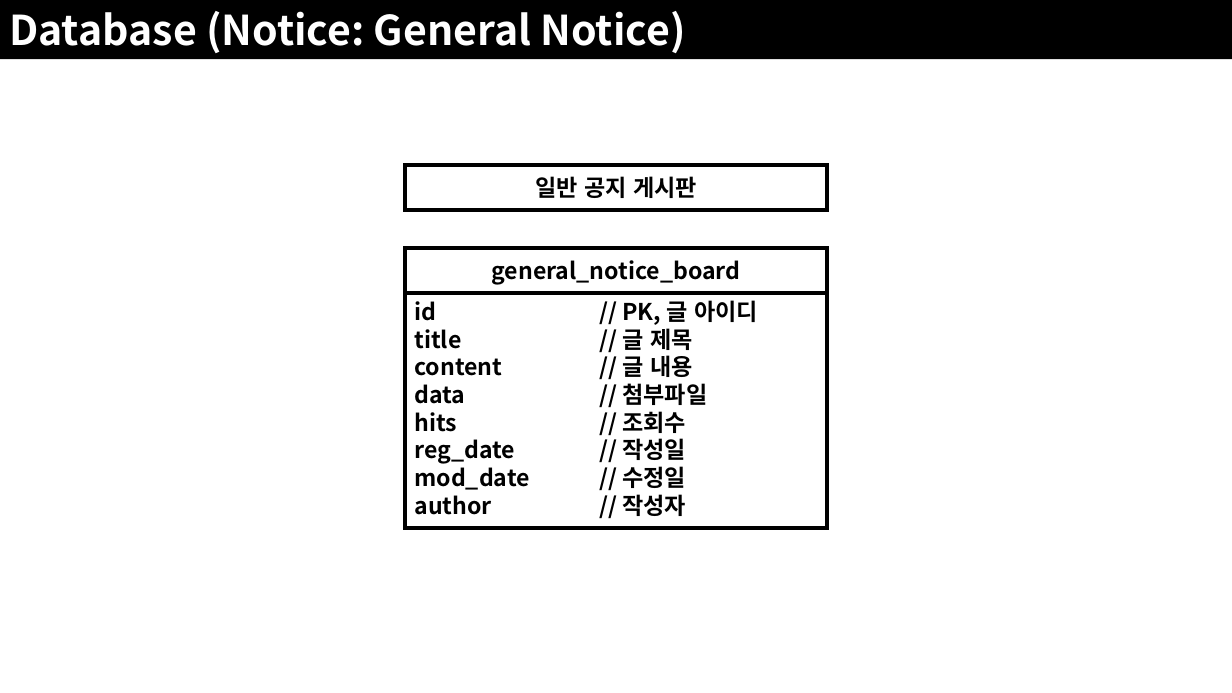
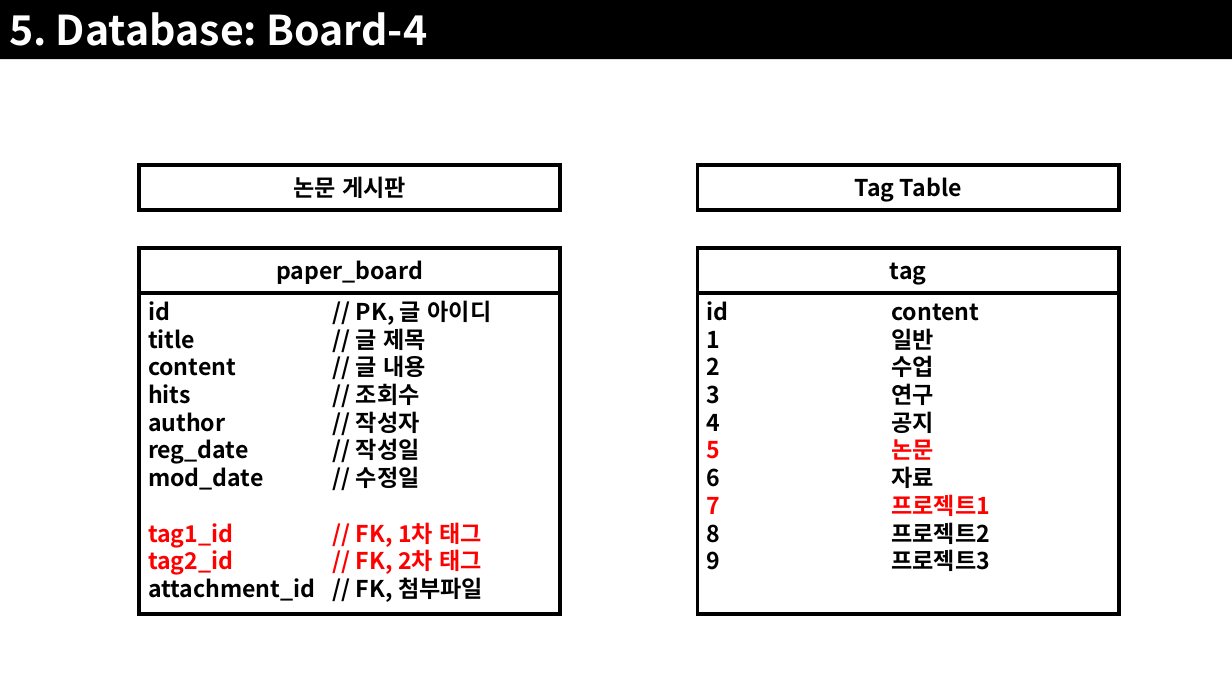
Before and after one commit to JoSihun/CGVR_Lab, a slide deck: slide 31 of documents/01_프로젝트_개발계획.pptx (slide 21 before the commit). Drawn at 1232x693 pixels with LibreOffice and Linux fonts; fonts in the diff are those of the drawing. Boxes give left, top, right and bottom in pixels: in the first picture for what was removed or moved away, otherwise in the second. Text is boxed around its words. In the diff, an @@ line names an element or a change of style, - is before the commit and + after.

```diff
--- a/documents/01_프로젝트_개발계획.pptx
+++ b/documents/01_프로젝트_개발계획.pptx
@@ text in rectangle at (9, 12, 428, 46): text changed @@
-Database (Notice: General Notice)
+5. Database: Board-4
@@ rectangle "논문 게시판": place and size @@
-rectangle "논문 게시판" at (406, 165, 827, 211)
+rectangle "논문 게시판" at (139, 165, 560, 211)
@@ text in rectangle at (293, 176, 406, 198): text changed @@
-일반 공지 게시판
+논문 게시판
@@ rectangle added at (698, 165, 1119, 211), outline #000000 3 pt, 18 pt, text #000000, bold @@
+Tag Table
@@ rectangle added at (139, 248, 560, 293), outline #000000 3 pt, 18 pt, text #000000, bold @@
+paper_board
@@ rectangle removed at (406, 248, 827, 293) @@
-general_notice_board
@@ rectangle added at (698, 248, 1119, 293), outline #000000 3 pt, 18 pt, text #000000, bold @@
+tag
@@ rectangle "id // PK, 글 아이디": place and size @@
-rectangle "id // PK, 글 아이디" at (406, 293, 827, 529)
+rectangle "id // PK, 글 아이디" at (139, 293, 560, 614)
@@ rectangle added at (698, 293, 1119, 614), outline #000000 3 pt, 18 pt, text #000000, bold @@
+id content
+1 일반
+2 수업
+3 연구
+4 공지
+5 논문
+6 자료
+7 프로젝트1
+8 프로젝트2
+9 프로젝트3
@@ text in rectangle at (622, 383, 707, 405): paragraph removed @@
-data // 첨부파일
@@ text in rectangle at (356, 411, 420, 433): paragraph added @@
+author // 작성자
@@ text in rectangle at (148, 522, 483, 602): text changed; text colour #000000 to #FF0000 @@
-author // 작성자
+tag1_id // FK, 1차 태그
+tag2_id // FK, 2차 태그
+attachment_id // FK, 첨부파일
```
Also in this commit, not shown: 21 other slides changed, 24 slides added, 4 slides removed, 4 other files.
